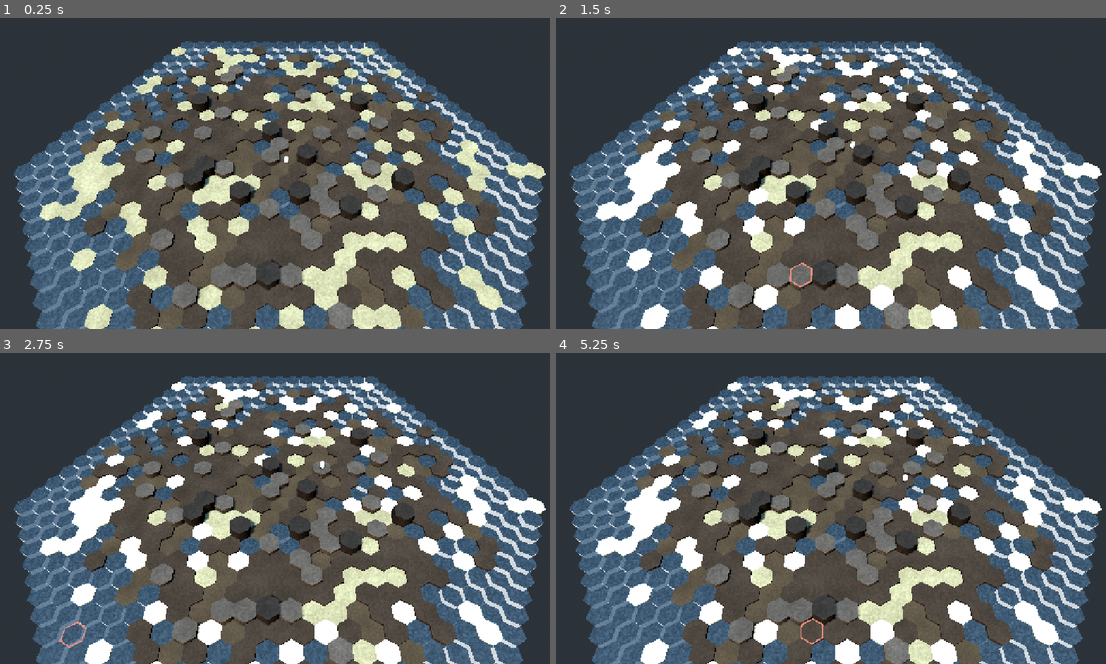
Above: before the commit, frames 1-4 (two rows, left to right).
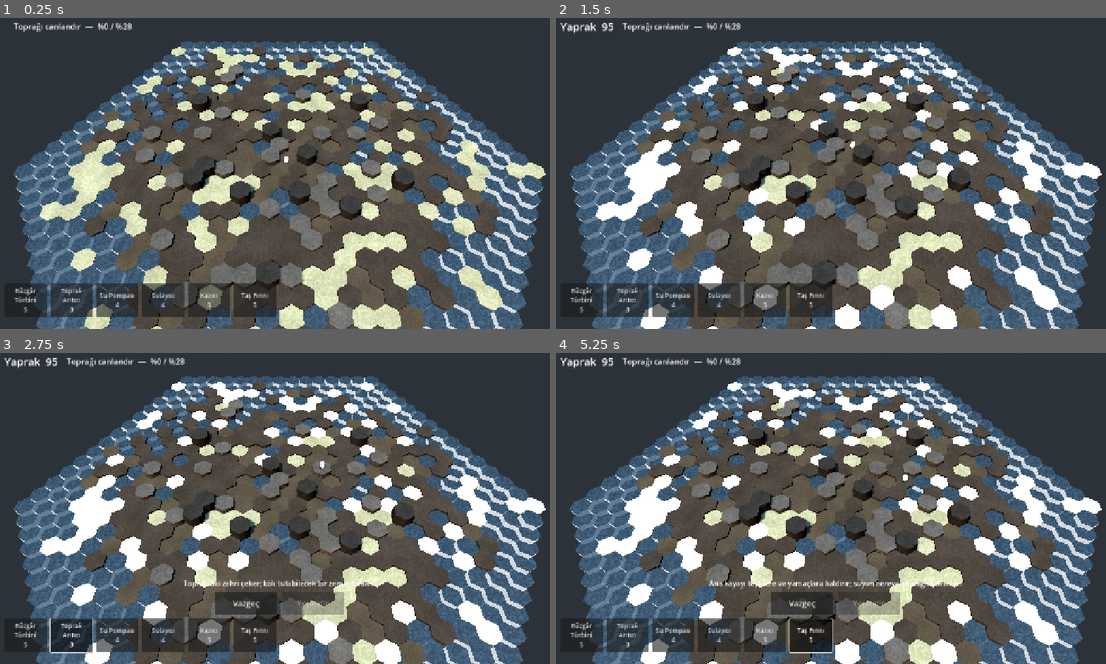
Above: after the commit, the same moments.

Repository: Akdag94/Pablo-s-Dream
Game: Godot game, scene res://scenes/Main3D.tscn
Same seed, same stepped clock (60 frames per second), same inputs: the game is played once before the commit and once after it. This scene is started directly instead of the project's main scene.
Inputs (mouse positions are in pixels of both pictures, inside the frame that each line leads up to):
- Up to frame 1 (0.25 s): no input
- Up to frame 2 (1.5 s): click (583, 301) at 0.5 s, where only the run after the commit has a clickable "Rüzgâr Türbini 5"; click (803, 266) at 1.25 s, where only the run after the commit has a clickable "Vazgeç"
- Up to frame 3 (2.75 s): click (71, 636) at 2 s, where only the run after the commit has a clickable "Toprak Arıtıcı 3"
- Up to frame 4 (5.25 s): click (671, 636) at 2.75 s, where only the run after the commit has a clickable "Su Pompası 4"; click (721, 636) at 3.5 s, where only the run after the commit has a clickable "Sulayıcı 4"; click (765, 636) at 4.25 s, where only the run after the commit has a clickable "Kazıcı 5"; click (809, 636) at 5 s, where only the run after the commit has a clickable "Taş Fırını 5"

The runs differ from the first frame. In frame 1, 4.5% of the frame differs, in the area x 2-51%, y 1-97%; in frame 2, 4.7%; in frame 3, 6.2%; in frame 4, 6.3%, in the area x 0-74%, y 1-97%.

Commit message:
Add touch-first HUD with safe area insets and confirm flow

Diff:
--- a/localization/strings.csv
+++ b/localization/strings.csv
@@ -66,6 +66,8 @@
 UI_WILDLIFE,Yaban Hayatı,Wildlife
 UI_LAUNCH,Havalan,Launch
 UI_CANNOT_BUILD,Buraya inşa edilemez.,Cannot build there.
+UI_CONFIRM,Yerleştir,Place
+UI_CANCEL,Vazgeç,Cancel
 UI_SETTLED,{0} yerleşti.,{0} has settled.
 OBJ_RESTORE,Toprağı canlandır  —  %{0} / %{1},Bring the land back to life  —  {0}% / {1}%
 OBJ_CULTIVATE,Farklı biyomlar kur  —  {0} / {1},Establish distinct biomes  —  {0} / {1}
--- a/scenes/Main3D.tscn
+++ b/scenes/Main3D.tscn
@@ -1,10 +1,11 @@
-[gd_scene load_steps=6 format=3]
+[gd_scene load_steps=7 format=3]
 
 [ext_resource type="Script" path="res://scripts/render3d/world_view_3d.gd" id="1_world"]
 [ext_resource type="Script" path="res://scripts/render3d/camera_rig.gd" id="2_rig"]
 [ext_resource type="Script" path="res://scripts/render3d/pablo_view.gd" id="3_pablo"]
 [ext_resource type="Script" path="res://scripts/render3d/foliage.gd" id="4_foliage"]
 [ext_resource type="Script" path="res://scripts/render3d/game_controller_3d.gd" id="5_control"]
+[ext_resource type="Script" path="res://scripts/ui/hud_3d.gd" id="6_hud"]
 
 [node name="Main3D" type="Node3D"]
 
@@ -27,3 +28,15 @@
 script = ExtResource("5_control")
 world_view_path = NodePath("../WorldView3D")
 camera_rig_path = NodePath("../CameraRig")
+
+[node name="UI" type="CanvasLayer" parent="."]
+
+[node name="HUD" type="Control" parent="UI"]
+layout_mode = 3
+anchors_preset = 15
+anchor_right = 1.0
+anchor_bottom = 1.0
+grow_horizontal = 2
+grow_vertical = 2
+script = ExtResource("6_hud")
+controller_path = NodePath("../../Controller")
--- /dev/null
+++ b/scripts/ui/hud_3d.gd
@@ -0,0 +1,323 @@
+extends Control
+
+## Touch-first HUD for the 3D scene.
+##
+## Differences from the desktop prototype that matter on a phone: every target
+## is at least 44pt, the build bar scrolls horizontally instead of wrapping,
+## and placement is a two-step confirm so a fat finger never spends leaves by
+## accident. Layout respects the notch and the home indicator.
+
+## Apple's minimum comfortable touch target, in points.
+const MIN_TOUCH := 44
+const BUILD_BUTTON := Vector2(96, 76)
+
+@export var controller_path: NodePath
+
+var _controller: Node3D
+var _state: GameState
+
+var _leaf_label: Label
+var _objective_label: Label
+var _pablo_label: Label
+var _tooltip: Label
+var _build_strip: HBoxContainer
+var _build_scroll: ScrollContainer
+var _confirm_bar: HBoxContainer
+var _confirm_button: Button
+var _cancel_button: Button
+var _launch_button: Button
+var _wildlife_list: VBoxContainer
+
+var _safe := Rect2i()
+
+
+func _ready() -> void:
+	_controller = get_node(controller_path)
+	_state = _controller.state
+
+	set_anchors_preset(Control.PRESET_FULL_RECT)
+	mouse_filter = Control.MOUSE_FILTER_IGNORE
+
+	_measure_safe_area()
+	_build_top()
+	_build_bottom()
+	_build_wildlife()
+
+	_state.leaves_changed.connect(func(n): _leaf_label.text = "%s  %d" % [tr("UI_LEAVES"), n])
+	_state.phase_changed.connect(func(_p): _populate_build_strip(); _refresh())
+	_state.objective_updated.connect(_refresh)
+	_state.run_finished.connect(_on_finished)
+	_state.wildlife.species_settled.connect(_on_settled)
+	_state.wildlife.species_lost.connect(func(_id): _refresh_wildlife())
+	_state.pablo.mood_changed.connect(func(_m): _refresh_pablo())
+
+	_controller.selection_changed.connect(_on_selection_changed)
+	_controller.placement_result.connect(_on_placement_result)
+
+	get_viewport().size_changed.connect(_on_viewport_resized)
+
+	_populate_build_strip()
+	_refresh()
+	_refresh_wildlife()
+	_refresh_pablo()
+
+
+## Keep UI clear of the notch, the status bar and the home indicator.
+func _measure_safe_area() -> void:
+	var window := DisplayServer.window_get_size()
+	var area := DisplayServer.get_display_safe_area()
+	if area.size.x <= 0 or area.size.y <= 0:
+		_safe = Rect2i(Vector2i.ZERO, window)
+	else:
+		_safe = area
+
+
+func _on_viewport_resized() -> void:
+	_measure_safe_area()
+	_apply_insets()
+
+
+func _inset_left() -> int:
+	return maxi(_safe.position.x, 16)
+
+
+func _inset_top() -> int:
+	return maxi(_safe.position.y, 16)
+
+
+func _inset_bottom() -> int:
+	var window := DisplayServer.window_get_size()
+	return maxi(window.y - (_safe.position.y + _safe.size.y), 16)
+
+
+# --------------------------------------------------------------------- layout
+
+func _build_top() -> void:
+	var row := HBoxContainer.new()
+	row.name = "TopRow"
+	row.set_anchors_preset(Control.PRESET_TOP_WIDE)
+	row.add_theme_constant_override("separation", 20)
+	row.mouse_filter = Control.MOUSE_FILTER_IGNORE
+	add_child(row)
+
+	_leaf_label = Label.new()
+	_leaf_label.add_theme_font_size_override("font_size", 24)
+	row.add_child(_leaf_label)
+
+	_objective_label = Label.new()
+	_objective_label.add_theme_font_size_override("font_size", 18)
+	_objective_label.autowrap_mode = TextServer.AUTOWRAP_WORD_SMART
+	_objective_label.size_flags_horizontal = Control.SIZE_EXPAND_FILL
+	row.add_child(_objective_label)
+
+
+func _build_bottom() -> void:
+	var column = VBoxContainer.new()
+	column.name = "BottomColumn"
+	column.set_anchors_preset(Control.PRESET_BOTTOM_WIDE)
+	column.alignment = BoxContainer.ALIGNMENT_END
+	column.add_theme_constant_override("separation", 8)
+	add_child(column)
+
+	_tooltip = Label.new()
+	_tooltip.horizontal_alignment = HORIZONTAL_ALIGNMENT_CENTER
+	_tooltip.add_theme_font_size_override("font_size", 16)
+	column.add_child(_tooltip)
+
+	# Confirm bar sits above the build strip so it never covers the map.
+	_confirm_bar = HBoxContainer.new()
+	_confirm_bar.alignment = BoxContainer.ALIGNMENT_CENTER
+	_confirm_bar.add_theme_constant_override("separation", 12)
+	_confirm_bar.visible = false
+	column.add_child(_confirm_bar)
+
+	_cancel_button = _make_action_button(tr("UI_CANCEL"), func(): _cancel())
+	_confirm_bar.add_child(_cancel_button)
+
+	_confirm_button = _make_action_button(tr("UI_CONFIRM"), func():
+		_controller.confirm_placement())
+	_confirm_bar.add_child(_confirm_button)
+
+	_launch_button = _make_action_button(tr("UI_LAUNCH"), func(): _state.launch())
+	_launch_button.visible = false
+	column.add_child(_launch_button)
+
+	_build_scroll = ScrollContainer.new()
+	_build_scroll.custom_minimum_size = Vector2(0, BUILD_BUTTON.y + 12)
+	_build_scroll.horizontal_scroll_mode = ScrollContainer.SCROLL_MODE_AUTO
+	_build_scroll.vertical_scroll_mode = ScrollContainer.SCROLL_MODE_DISABLED
+	column.add_child(_build_scroll)
+
+	_build_strip = HBoxContainer.new()
+	_build_strip.add_theme_constant_override("separation", 8)
+	_build_scroll.add_child(_build_strip)
+
+	_apply_insets()
+
+
+func _make_action_button(text: String, on_press: Callable) -> Button:
+	var b := Button.new()
+	b.text = text
+	b.custom_minimum_size = Vector2(140, MIN_TOUCH + 8)
+	b.add_theme_font_size_override("font_size", 18)
+	b.pressed.connect(on_press)
+	return b
+
+
+func _build_wildlife() -> void:
+	var panel := PanelContainer.new()
+	panel.name = "WildlifePanel"
+	panel.set_anchors_preset(Control.PRESET_TOP_RIGHT)
+	add_child(panel)
+
+	_wildlife_list = VBoxContainer.new()
+	_wildlife_list.add_theme_constant_override("separation", 4)
+	panel.add_child(_wildlife_list)
+
+	_pablo_label = Label.new()
+	_pablo_label.name = "PabloLabel"
+	_pablo_label.set_anchors_preset(Control.PRESET_BOTTOM_LEFT)
+	_pablo_label.add_theme_font_size_override("font_size", 16)
+	add_child(_pablo_label)
+
+
+## Push every anchored element in past the safe area.
+func _apply_insets() -> void:
+	var left := _inset_left()
+	var top := _inset_top()
+	var bottom := _inset_bottom()
+
+	var row := get_node_or_null("TopRow")
+	if row:
+		row.offset_left = left
+		row.offset_top = top
+		row.offset_right = -left
+
+	var column = get_node_or_null("BottomColumn")
+	if column:
+		column.offset_left = left
+		column.offset_right = -left
+		column.offset_bottom = -bottom
+		column.offset_top = -(BUILD_BUTTON.y + MIN_TOUCH + 110)
+
+	var panel := get_node_or_null("WildlifePanel")
+	if panel:
+		panel.offset_left = -280
+		panel.offset_right = -left
+		panel.offset_top = top + 56
+
+	var pablo := get_node_or_null("PabloLabel")
+	if pablo:
+		pablo.offset_left = left
+		pablo.offset_top = -(bottom + BUILD_BUTTON.y + MIN_TOUCH + 140)
+
+
+# ----------------------------------------------------------------- build strip
+
+func _populate_build_strip() -> void:
+	for child in _build_strip.get_children():
+		child.queue_free()
+
+	var max_tier: int = _state._max_unlocked_tier()
+	for tier in range(1, max_tier + 1):
+		for def in Catalog.by_tier(tier):
+			_build_strip.add_child(_make_build_button(def))
+
+
+func _make_build_button(def: BuildingDef) -> Button:
+	var b := Button.new()
+	b.text = "%s\n%d" % [def.name_text(), def.cost]
+	b.custom_minimum_size = BUILD_BUTTON
+	b.toggle_mode = true
+	b.autowrap_mode = TextServer.AUTOWRAP_WORD_SMART
+	b.add_theme_font_size_override("font_size", 14)
+	b.pressed.connect(func() -> void:
+		for other in _build_strip.get_children():
+			if other is Button and other != b:
+				other.button_pressed = false
+		var chosen: BuildingDef = def if b.button_pressed else null
+		_controller.select_building(chosen)
+		_tooltip.text = def.description_text() if b.button_pressed else ""
+		_refresh_confirm()
+	)
+	return b
+
+
+func _cancel() -> void:
+	_controller.select_building(null)
+	for child in _build_strip.get_children():
+		if child is Button:
+			child.button_pressed = false
+	_tooltip.text = ""
+	_refresh_confirm()
+
+
+# --------------------------------------------------------------------- events
+
+func _on_selection_changed(_axial: Vector2i, _valid: bool) -> void:
+	_refresh_confirm()
+
+
+func _on_placement_result(ok: bool) -> void:
+	if not ok:
+		_tooltip.text = tr("UI_CANNOT_BUILD")
+	_refresh_confirm()
+
+
+func _refresh_confirm() -> void:
+	var can: bool = _controller.can_confirm()
+	_confirm_bar.visible = _controller.selected_def != null
+	_confirm_button.disabled = not can
+
+
+func _refresh() -> void:
+	_objective_label.text = _state.objective_text()
+	_launch_button.visible = _state.ready_to_launch()
+	if _state.phase == GameState.Phase.WILDLIFE:
+		_refresh_wildlife()
+
+
+func _refresh_wildlife() -> void:
+	for child in _wildlife_list.get_children():
+		child.queue_free()
+
+	var heading := Label.new()
+	heading.text = "%s  %d / %d" % [
+		tr("UI_WILDLIFE"), _state.wildlife.count(), GameState.REQUIRED_SPECIES]
+	heading.add_theme_font_size_override("font_size", 17)
+	_wildlife_list.add_child(heading)
+
+	for id in _state.wildlife.settled:
+		var def: SpeciesDef = Bestiary.get_species(id)
+		var row := Label.new()
+		row.text = "  ✓  %s" % def.name_text()
+		row.add_theme_color_override("font_color", def.color)
+		row.add_theme_font_size_override("font_size", 15)
+		_wildlife_list.add_child(row)
+
+	for entry in _state.wildlife.nearest_candidates(3):
+		var def: SpeciesDef = entry.def
+		var row := Label.new()
+		row.text = "  ·  %s  %%%d" % [def.name_text(), int(entry.progress * 100.0)]
+		row.add_theme_color_override("font_color", Color(1, 1, 1, 0.55))
+		row.add_theme_font_size_override("font_size", 14)
+		_wildlife_list.add_child(row)
+
+
+func _refresh_pablo() -> void:
+	_pablo_label.text = tr("PABLO_" + Pablo.Mood.keys()[_state.pablo.mood])
+
+
+func _on_settled(id: String, _axial: Vector2i) -> void:
+	var def: SpeciesDef = Bestiary.get_species(id)
+	_tooltip.text = tr("UI_SETTLED").format([def.name_text()], "{0}")
+	_refresh_wildlife()
+
+
+func _on_finished(summary: Dictionary) -> void:
+	_build_scroll.hide()
+	_confirm_bar.hide()
+	_launch_button.hide()
+	_tooltip.text = ""
+	_objective_label.text = tr("OBJ_SUMMARY").format([
+		int(summary.restored * 100.0), summary.species.size()])
Not shown, added: scripts/ui/hud_3d.gd.uid
